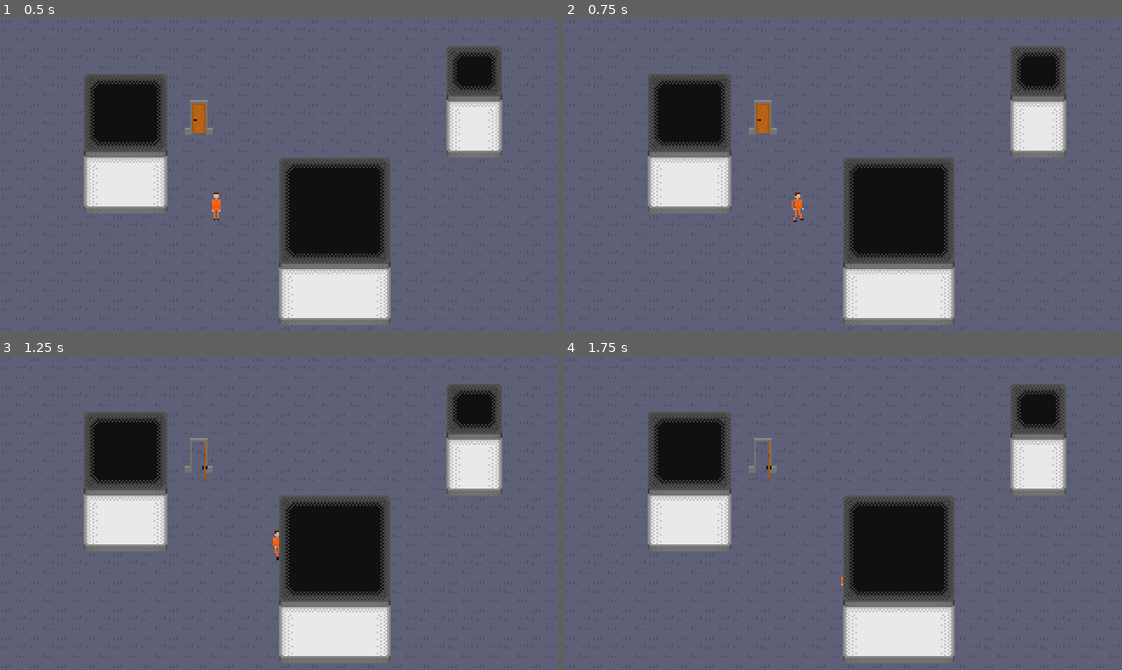
Above: before the commit, frames 1-4 (two rows, left to right).
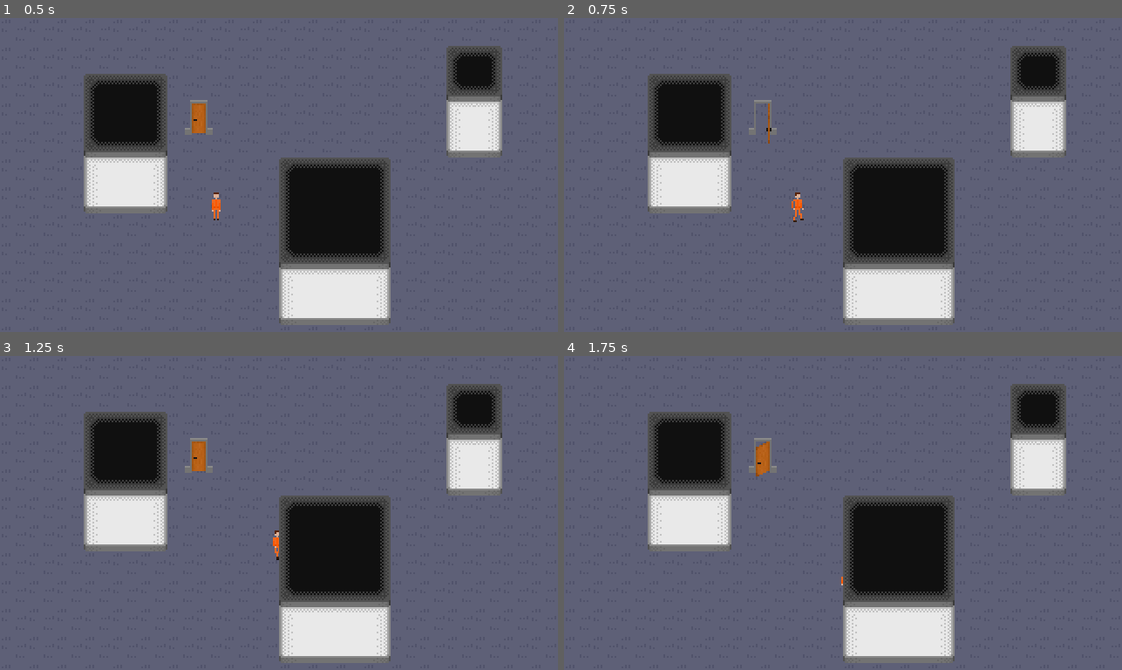
Above: after the commit, the same moments.

Repository: SunixDalsmith/JogoOFC-4.0
Game: Godot game, scene res://Mundo 1.tscn
Two runs of this game, one before a commit and one after it. Both use one fixed random seed, a clock stepped at 60 frames per second and the inputs below.
Inputs:
- Up to frame 1 (0.5 s): no input
- Up to frame 2 (0.75 s): tap Enter at 0.5 s; hold Right (ui_right) from 0.53 s (still down); tap E (Door) at 0.6 s
- Up to frame 3 (1.25 s): keep holding Right (ui_right)
- Up to frame 4 (1.75 s): release Right (ui_right) at 1.28 s; hold Down (ui_down) from 1.28 s (still down); tap E (Door) at 1.35 s

Frame 1 is identical in both runs. In frame 2, 0.2% of the frame differs, in the area x 34-38%, y 27-40%; in frame 3, 0.2%; in frame 4, 0.2%.

Commit message:
Tentativa da porta

Diff:
--- a/Jogo na Godot/Mundo 1.tscn
+++ b/Jogo na Godot/Mundo 1.tscn
@@ -70,10 +70,15 @@
 [sub_resource type="GDScript" id="GDScript_4c4fe"]
 script/source = "extends TileMap
 @onready var animation = $AnimationPlayer
-
+var count = true;
 func _update():
 	if  Input.is_action_pressed(\"Door\"):
-		animation.play(\"Open_Door\")
+		if count == true:
+			animation.play(\"Open_Door\")
+			count = false
+		elif count == false:
+			animation.play(\"Close_Door\")
+			count = true
 	pass
 # Called when the node enters the scene tree for the first time.
 func _ready():
@@ -85,6 +90,21 @@
 	_update()
 	pass
 "
+
+[sub_resource type="Animation" id="Animation_iq8sa"]
+resource_name = "Close_Door"
+tracks/0/type = "value"
+tracks/0/imported = false
+tracks/0/enabled = true
+tracks/0/path = NodePath("Sprite2D:frame_coords")
+tracks/0/interp = 1
+tracks/0/loop_wrap = true
+tracks/0/keys = {
+"times": PackedFloat32Array(0, 0.2, 0.4),
+"transitions": PackedFloat32Array(1, 1, 1),
+"update": 1,
+"values": [Vector2i(2, 0), Vector2i(1, 0), Vector2i(0, 0)]
+}
 
 [sub_resource type="Animation" id="Animation_683xh"]
 resource_name = "Open_Door"
@@ -114,21 +134,6 @@
 "transitions": PackedFloat32Array(1),
 "update": 1,
 "values": [Vector2i(0, 0)]
-}
-
-[sub_resource type="Animation" id="Animation_iq8sa"]
-resource_name = "Close_Door"
-tracks/0/type = "value"
-tracks/0/imported = false
-tracks/0/enabled = true
-tracks/0/path = NodePath("Sprite2D:frame_coords")
-tracks/0/interp = 1
-tracks/0/loop_wrap = true
-tracks/0/keys = {
-"times": PackedFloat32Array(0, 0.2, 0.4),
-"transitions": PackedFloat32Array(1, 1, 1),
-"update": 1,
-"values": [Vector2i(2, 0), Vector2i(1, 0), Vector2i(0, 0)]
 }
 
 [sub_resource type="AnimationLibrary" id="AnimationLibrary_ll675"]
